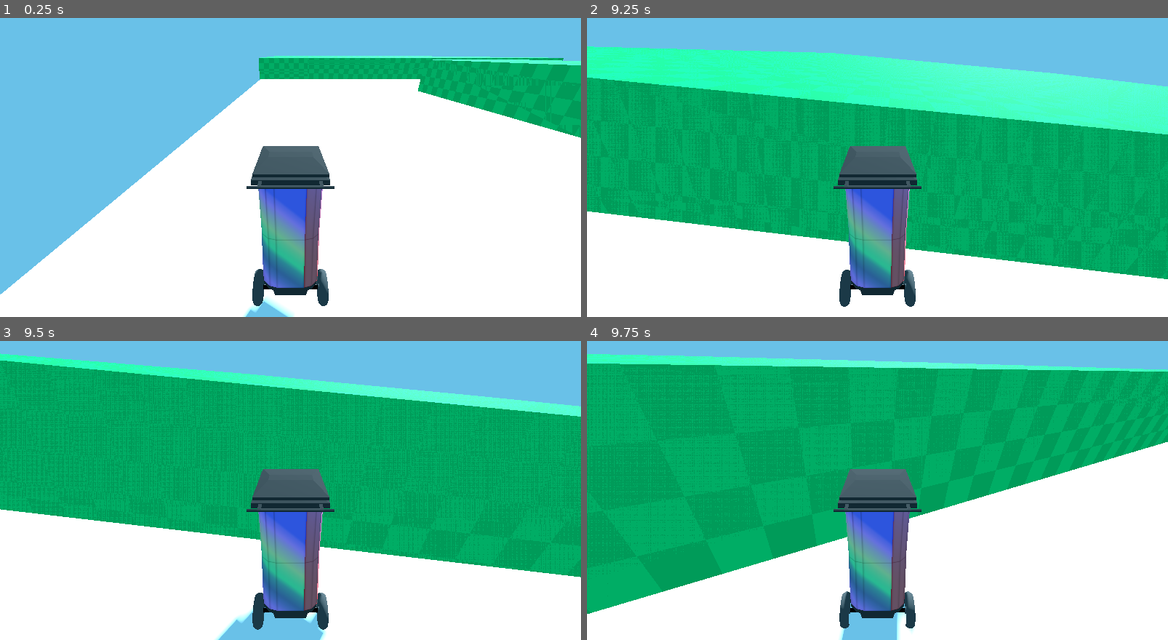
Above: before the commit, frames 1-4 (two rows, left to right).
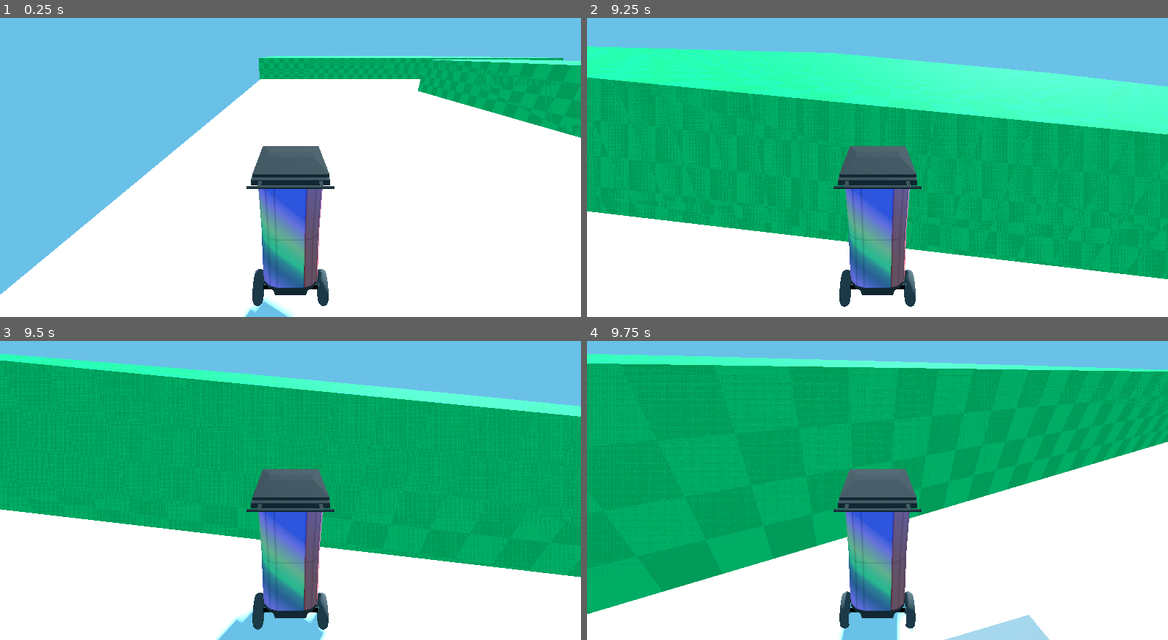
Above: after the commit, the same moments.

Repository: wagenrace/return-to-sender
Game: Godot game, scene res://world.tscn
The game is run twice, just before and just after one commit, with the same random seed, the same clock (stepped at 60 frames per second) and the same inputs.
Inputs (mouse positions are in pixels of both pictures, inside the frame that each line leads up to):
- Up to frame 1 (0.25 s): no input
- Up to frame 2 (9.25 s): tap Enter at 0.5 s; move the mouse to (906, 152) at 0.52 s; hold W (move_forward) 0.53-5.78 s; move the mouse to (848, 155) at 1.27 s; move the mouse to (889, 146) at 2.02 s; move the mouse to (871, 158) at 2.77 s; move the mouse to (918, 158) at 3.52 s; move the mouse to (831, 149) at 4.27 s; move the mouse to (883, 152) at 5.02 s; move the mouse to (854, 146) at 5.77 s; hold D (move_right) 5.78-6.53 s; move the mouse to (906, 152) at 6.52 s; hold W (move_forward) 6.53-8.78 s; move the mouse to (848, 155) at 7.27 s; move the mouse to (889, 146) at 8.02 s; move the mouse to (871, 158) at 8.77 s; hold A (move_left) from 8.78 s (still down)
- Up to frame 3 (9.5 s): keep holding A (move_left)
- Up to frame 4 (9.75 s): move the mouse to (918, 481) at 9.52 s; release A (move_left) at 9.53 s; hold W (move_forward) from 9.53 s (still down)

Frames 1-3 are identical in both runs. In frame 4, 0.8% of the frame differs, in the area x 61-80%, y 91-100%.
Error before the commit: Parse Error: Identifier "PUSH_VELOCITY" not declared in the current scope. (res://enemy_ram.gd:36)

Commit message:
add PUSH_VELOCITY

Diff:
--- a/enemy_ram.gd
+++ b/enemy_ram.gd
@@ -2,6 +2,7 @@
 
 
 const SPEED = 2.5
+const PUSH_VELOCITY = 10
 const ACCEL = 10
 var player
 
